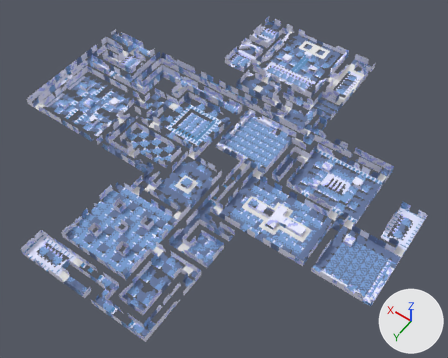
What one commit did to the glTF model asset/crocotile3d/map3/map3.gltf.
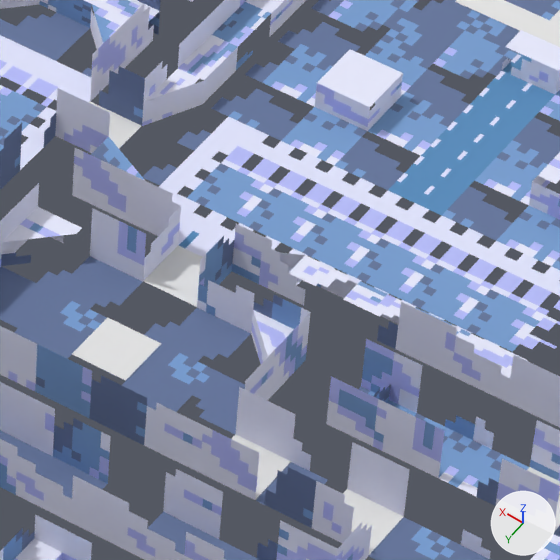
There are two pictures of each version: one whole from a 50 mm lens placed at (-81.9, 62.5, 228.1), pointed at (25.2, -87.4, -7.5), one close up on the part from 55% to 69% of the width and 13% to 32% of the height. The axes (+X, +Y, +Z) are drawn at lower right. The lights are the same throughout. Vertices at the same position are counted once.
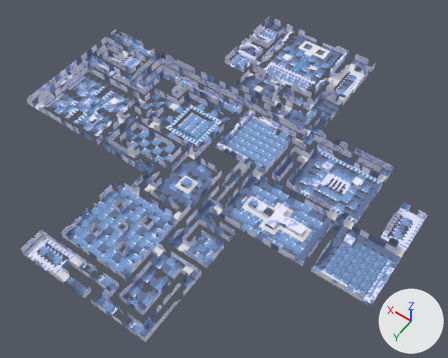
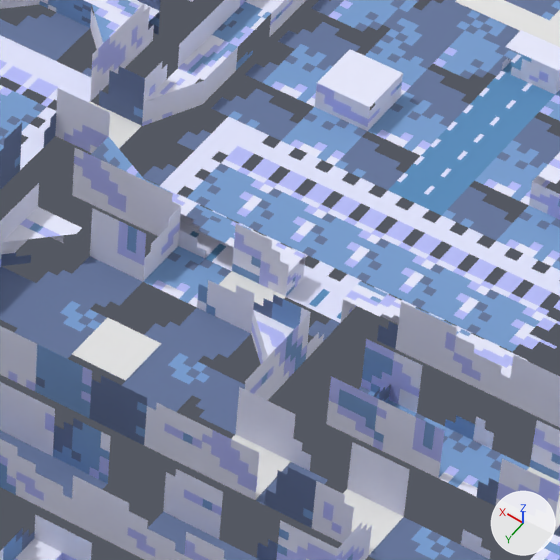
Pixel boxes (x1, y1, x2, y2) of what changed, in the close-ups (560 x 560 px):
part 1 of me_mesh_0, built on
    before: (144, 245, 203, 307)
    after: (144, 179, 344, 364)
part 2 of me_mesh_0, surface changed (blue)
    after: (143, 246, 305, 282)

What changed in the scene script:
```text
Change me_mesh_0:
    used by ob_mesh_0; location = (0.0, 0.0, 0.0)
    remove me_mesh_0.from_pydata(...)  # 3817 vertices, 5525 faces; spans x -64.0..132.0, y -192.0..0.0, z 0.0..4.0
    add me_mesh_0.from_pydata(...)  # 3825 vertices, 5541 faces; spans x -64.0..132.0, y -192.0..0.0, z 0.0..4.0
    me_mesh_0 part 1: 6 vertices removed from x 42.0..44.0, y -152.0..-148.0, z 0.0; 14 vertices added at x 32.0..44.0, y -154.0..-146.0, z 0.0..2.0
    me_mesh_0 part 2: 2 kept faces spanning x 36.0..44.0, y -154.0..-148.0, z 0.0..2.0 get new texture (UV) coordinates
```
